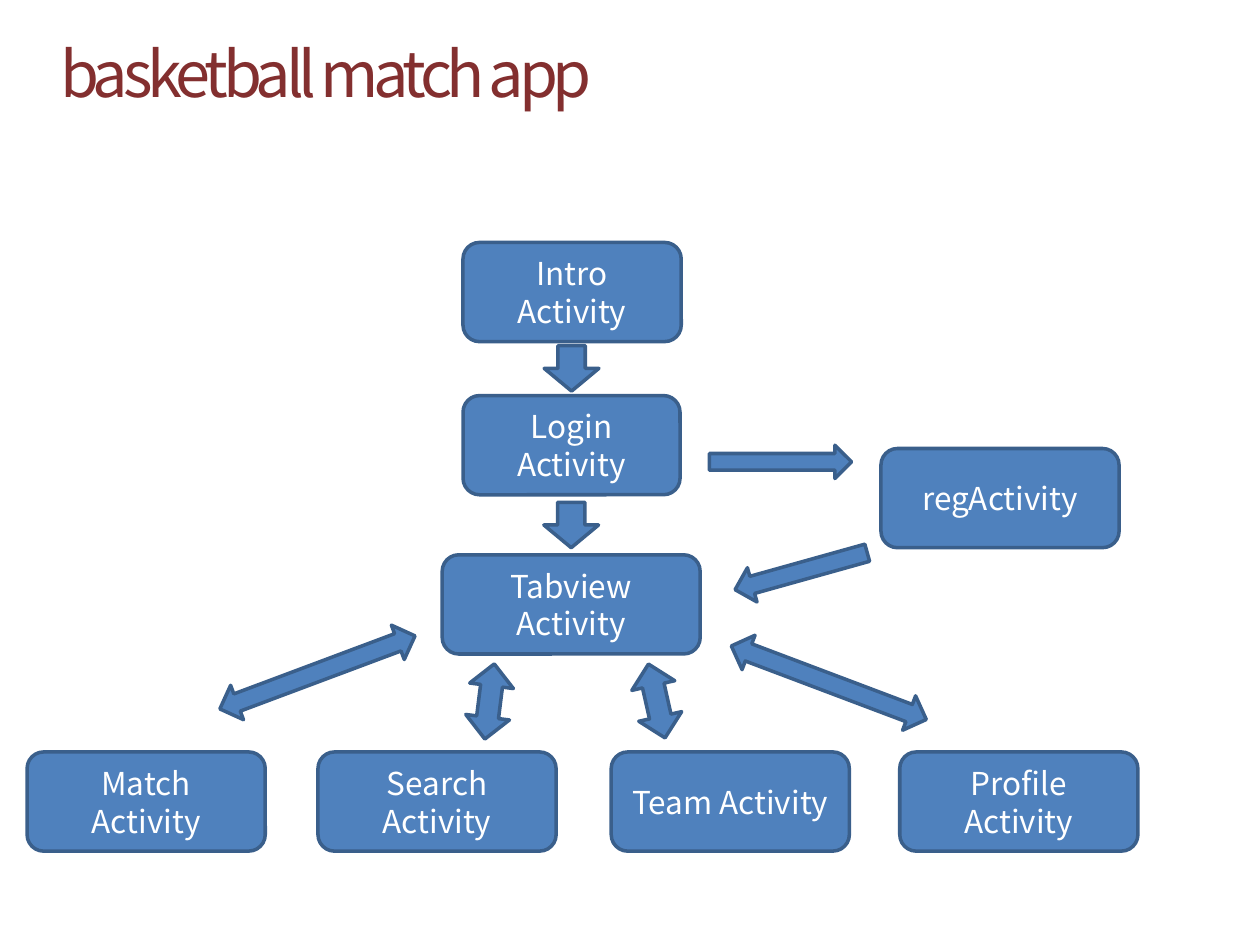
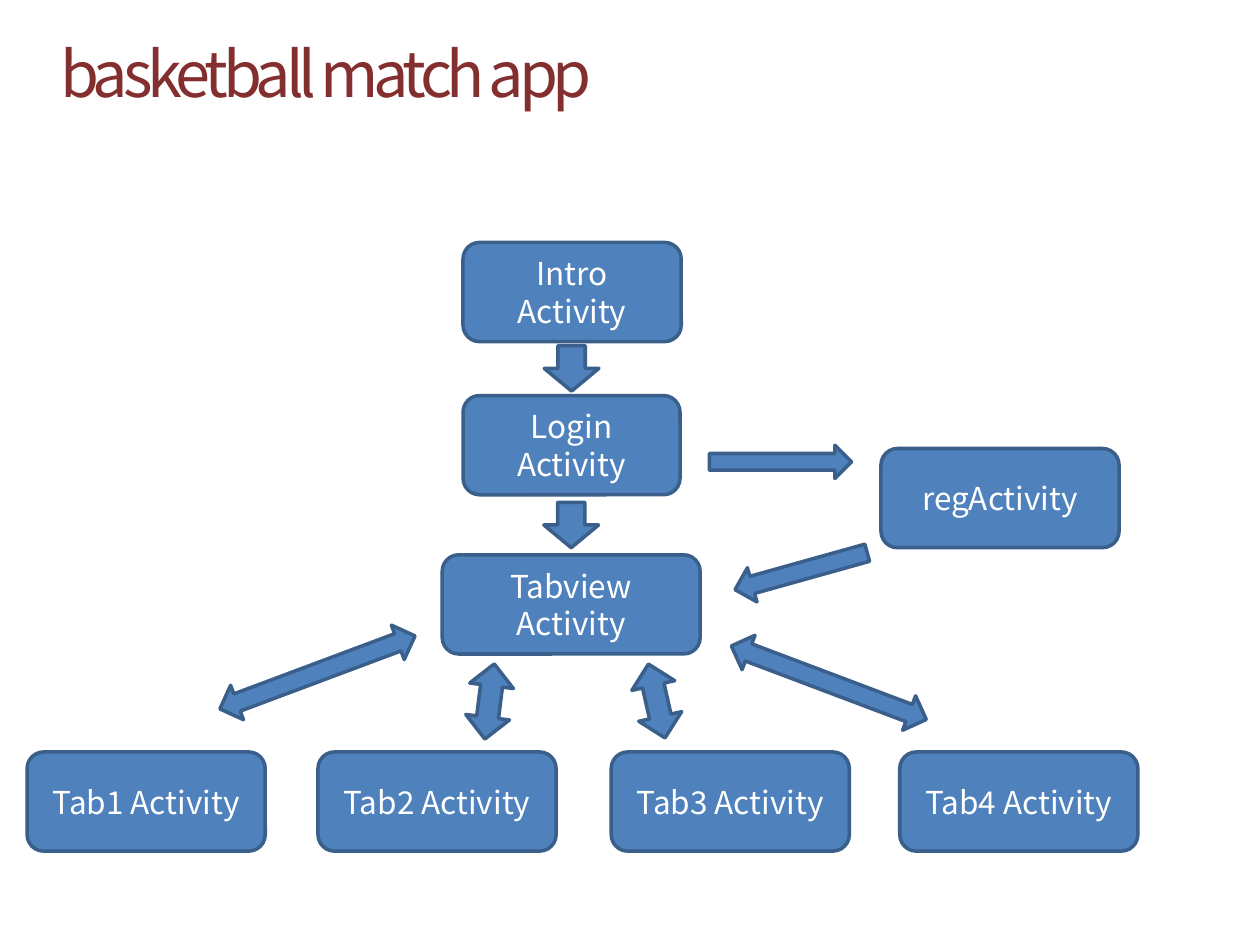
Before and after one commit to kare14/mobile, a slide deck: slide 5 of 모바일 중간보고서 20093296 배판근.pptx. Drawn at 1260x945 pixels with LibreOffice and Linux fonts; fonts in the diff are those of the drawing; background and template pictures are left out. Boxes give left, top, right and bottom in pixels: in the first picture for what was removed or moved away, otherwise in the second. Text is boxed around its words. In the diff, an @@ line names an element or a change of style, - is before the commit and + after.

```diff
--- a/모바일 중간보고서 20093296 배판근.pptx
+++ b/모바일 중간보고서 20093296 배판근.pptx
@@ text in rounded rectangle at (53, 789, 240, 822): text changed @@
-Match Activity
+Tab1 Activity
@@ text in rounded rectangle at (344, 789, 531, 822): text changed @@
-Search Activity
+Tab2 Activity
@@ text in rounded rectangle at (637, 789, 824, 822): text changed @@
-Team Activity
+Tab3 Activity
@@ text in rounded rectangle at (925, 789, 1112, 822): text changed @@
-Profile Activity
+Tab4 Activity
```
Also in this commit, not shown: 1 other slide changed, 1 other file.
